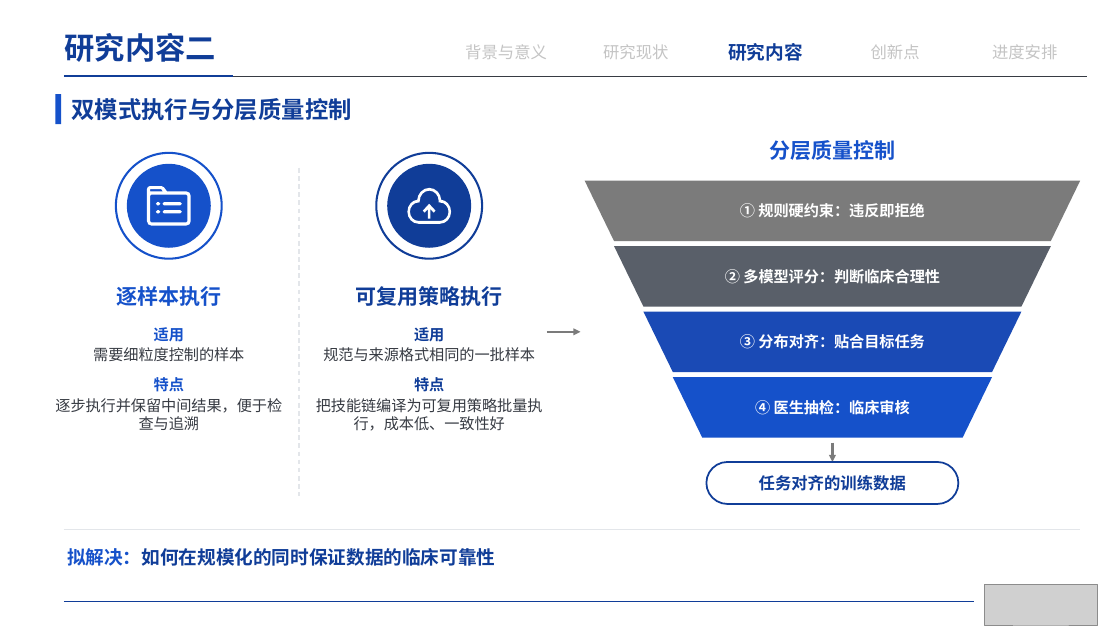
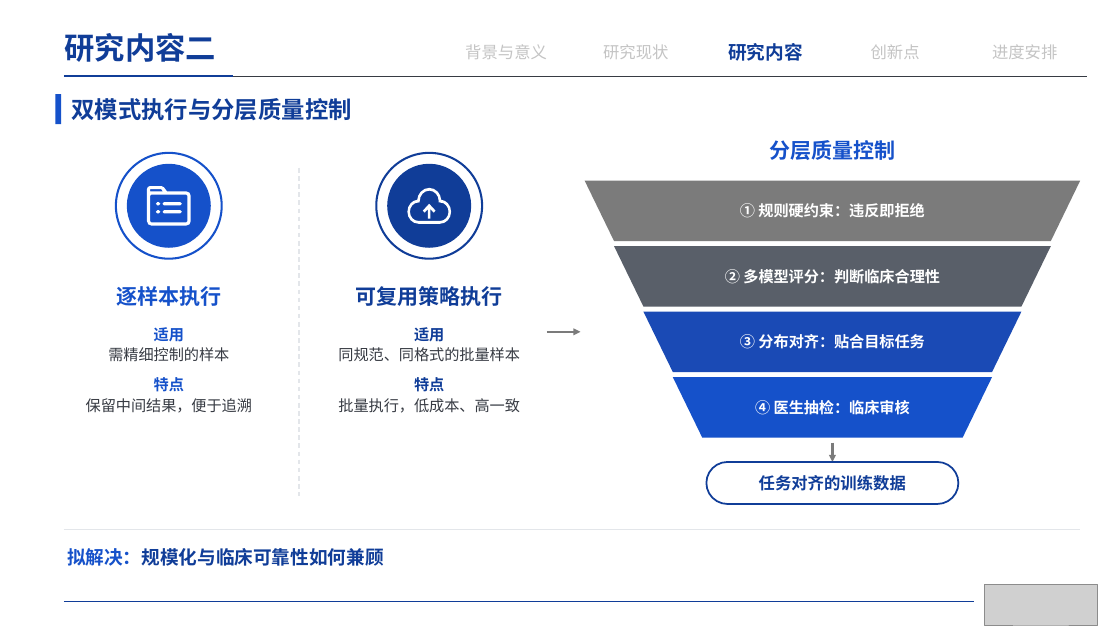
Before and after one commit to irving-2222/Graduation-Thesis, a slide deck: slide 15 of 开题答辩.pptx. Drawn at 1120x630 pixels with LibreOffice and Linux fonts; fonts in the diff are those of the drawing; grey boxes stand for pictures. Boxes give left, top, right and bottom in pixels: in the first picture for what was removed or moved away, otherwise in the second. Text is boxed around its words. In the diff, an @@ line names an element or a change of style, - is before the commit and + after.

```diff
--- a/开题答辩.pptx
+++ b/开题答辩.pptx
@@ text at box(108, 347, 229, 362): text changed @@
-需要细粒度控制的样本
+需精细控制的样本
@@ text at box(338, 347, 520, 362): text changed @@
-规范与来源格式相同的一批样本
+同规范、同格式的批量样本
@@ text at box(86, 398, 252, 413): text changed @@
-逐步执行并保留中间结果，便于检查与追溯
+保留中间结果，便于追溯
@@ text at box(338, 398, 520, 413): text changed @@
-把技能链编译为可复用策略批量执行，成本低、一致性好
+批量执行，低成本、高一致
@@ text at box(67, 548, 384, 566): text changed @@
-拟解决：如何在规模化的同时保证数据的临床可靠性
+拟解决：规模化与临床可靠性如何兼顾
```
Also in this commit, not shown: 12 other slides changed, 1 other file.
